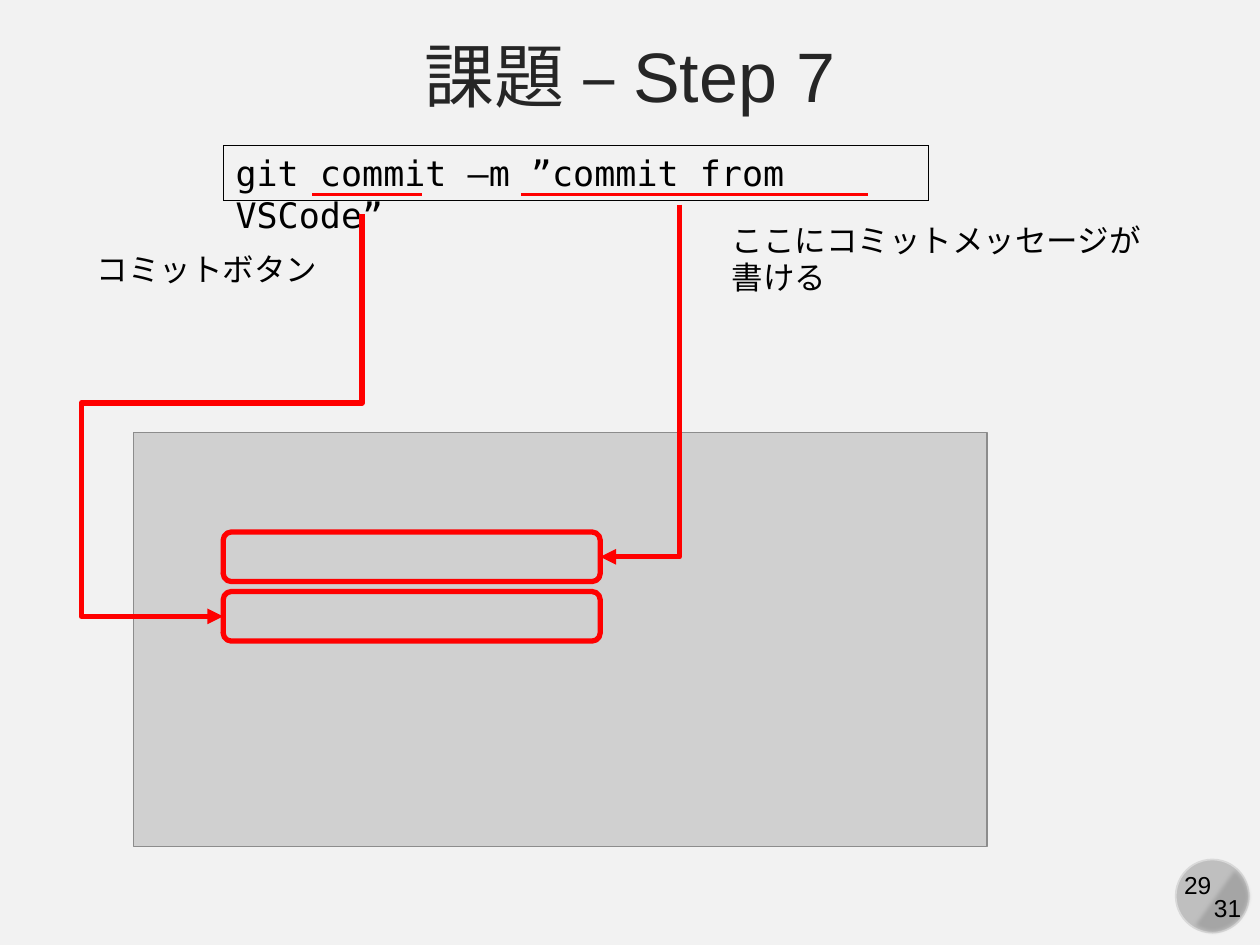
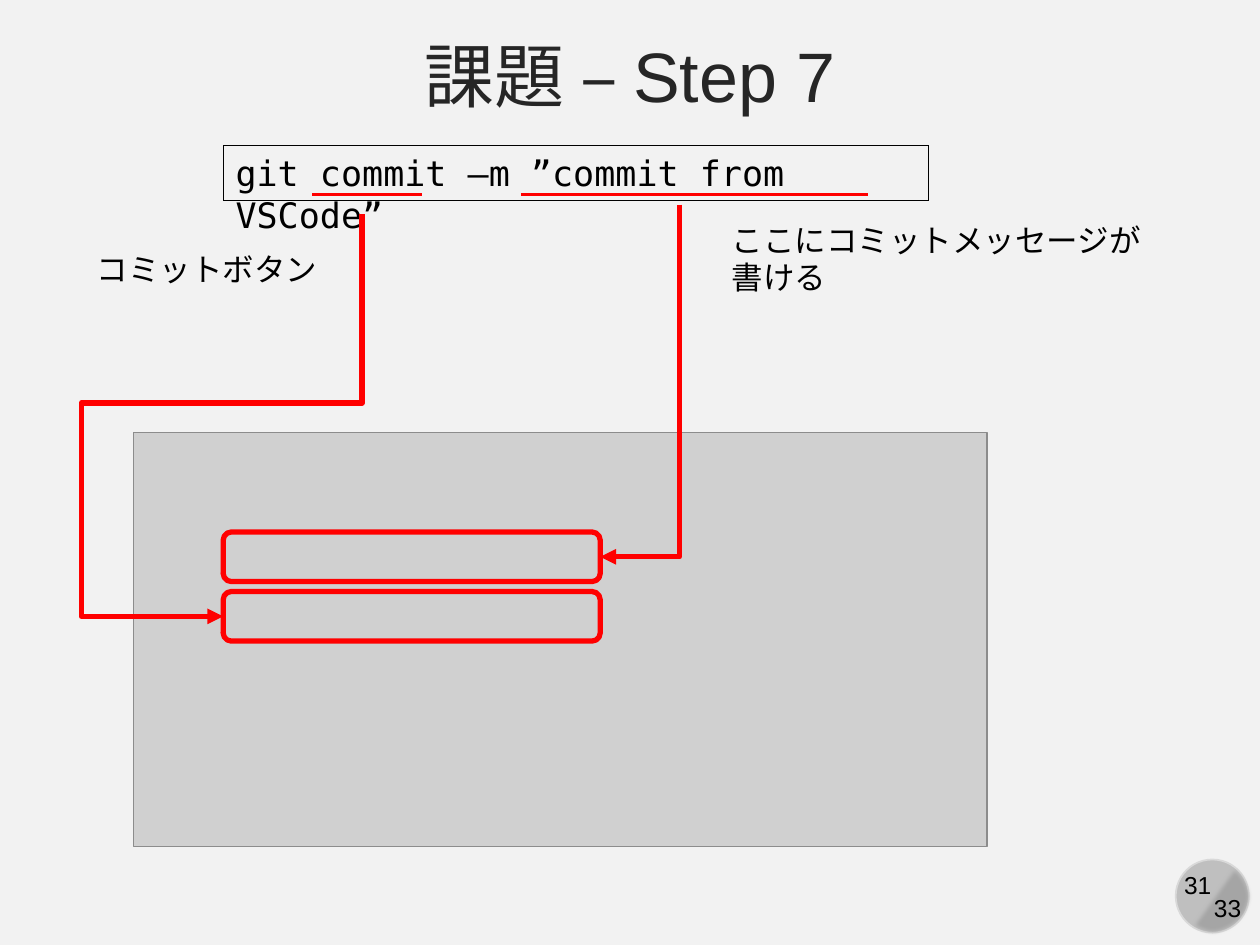
Before and after one commit to kaityo256/github, a slide deck: slide 31 of practice_basic/fig/slide.pptx (slide 29 before the commit). Drawn at 1260x945 pixels with LibreOffice and Linux fonts; fonts in the diff are those of the drawing; grey boxes stand for pictures. Boxes give left, top, right and bottom in pixels: in the first picture for what was removed or moved away, otherwise in the second. Text is boxed around its words. In the diff, an @@ line names an element or a change of style, - is before the commit and + after.

```diff
--- a/practice_basic/fig/slide.pptx
+++ b/practice_basic/fig/slide.pptx
@@ page number rewrapped from <box>1214,900,1241,923</box> to <box>1184,877,1211,895</box> @@
@@ page number removed at <box>1184,877,1211,894</box> @@
-29
@@ text added at <box>1214,900,1241,923</box>, 14 pt, text #000000 @@
+33
```
Also in this commit, not shown: 30 other slides changed, 2 slides added.
